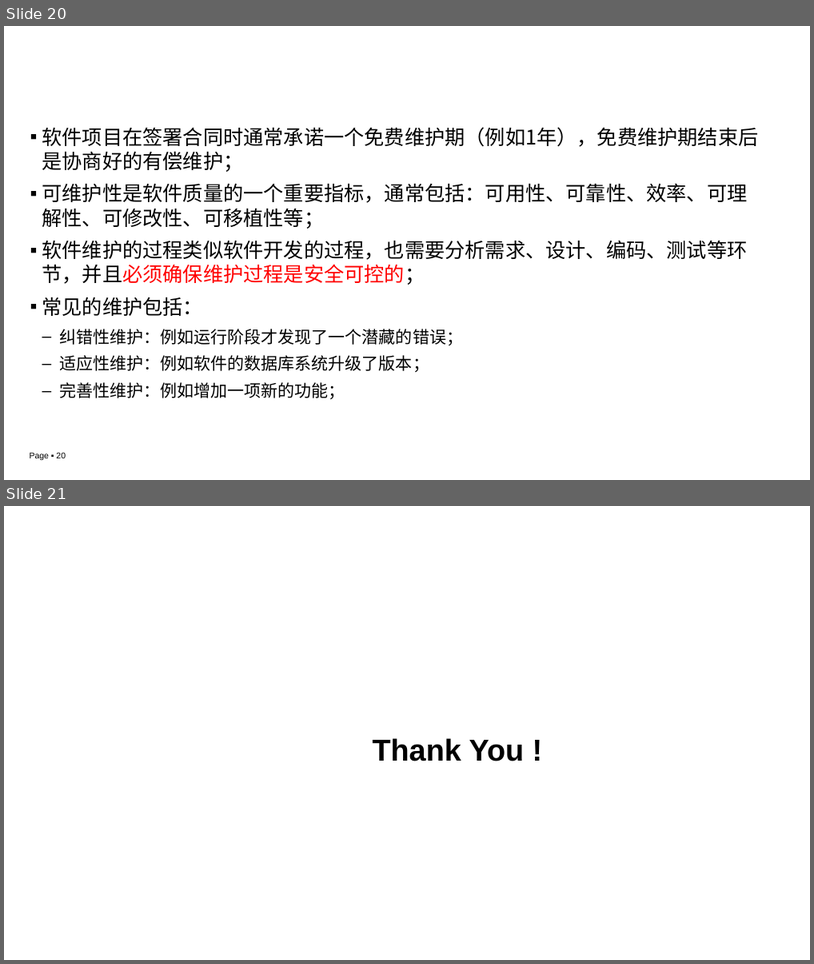
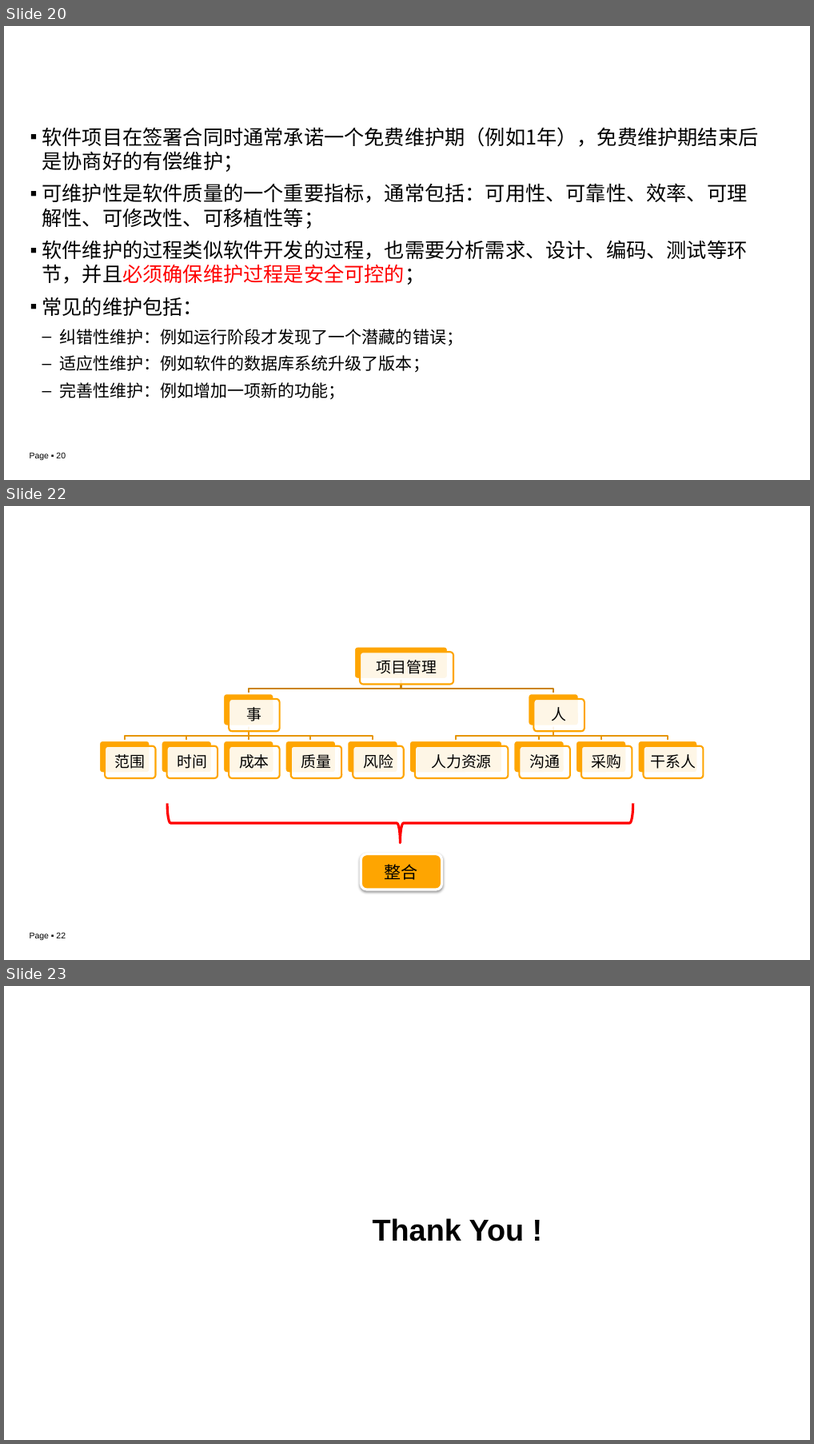
Before and after one commit to edu2act/course-IT-Project-Management, a slide deck: materials/slides/ch05.pptx. Shown one above the other, each under a label of ours: slides 20 and 21 before the commit, slides 20, 22 and 23 after it; the slides between them are not shown. The pictures are 814x964 and 814x1444 pixels, drawn with LibreOffice and Linux fonts; fonts in the diff are those of the drawing; background and template pictures are left out. Boxes give left, top, right and bottom in pixels: in the first picture for what was removed or moved away, otherwise in the second. Text is boxed around its words. In the diff, an @@ line names an element or a change of style, - is before the commit and + after.

```diff
--- a/materials/slides/ch05.pptx
+++ b/materials/slides/ch05.pptx
@@ slide 22 added at (4, 506, 810, 960), background picture (left out); not listed: 1 template element that a slide beside it also shows @@
@@ title added at (35, 530, 787, 573), 26 pt, text #FFFFFF, bold @@
+总结
@@ group added at (99, 646, 704, 778): 24 rounded rectangles, 12 texts, 11 freeform shapes @@
+项目管理
+事
+范围
+时间
+成本
+质量
+风险
+人
+人力资源
+沟通
+采购
+干系人
@@ right brace added at (167, 803, 634, 842), outline #FF0000 3 pt @@
@@ rounded rectangle added at (361, 854, 442, 889), fill #FEA501, outline #FFFFFF 3 pt, 20 pt, text #000000 @@
+整合
@@ what was slide 21 is now slide 23 @@
```
Also in this commit, not shown: 3 slides changed, 1 other slide added, 2 other files.
